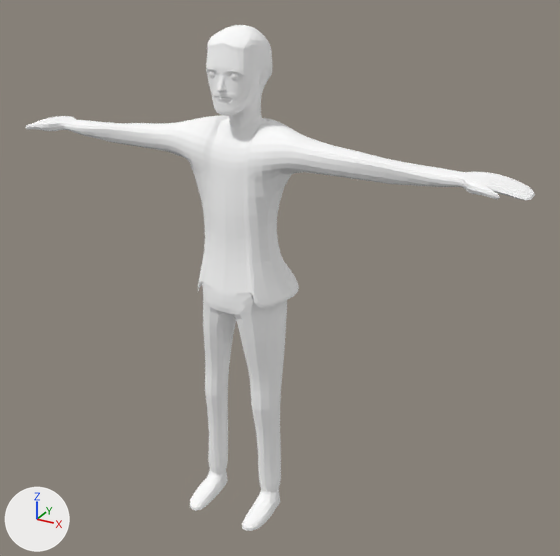
The glTF model frontend/assets/models3d/packs/quaternius-fbx/smooth_male_suit.glb as it was, and as the next commit left it.
Camera for both pictures: a 50 mm lens placed at (1.39, -2.23, 2.12), pointed at (0.12, 0.08, 0.97). The axes (+X, +Y, +Z) are drawn at lower left. The lights are the same throughout. The picture after the commit comes second. Where no turn or scale is listed for an object, it has been applied to the vertices.

Objects in the first picture: 'BaseHuman'.
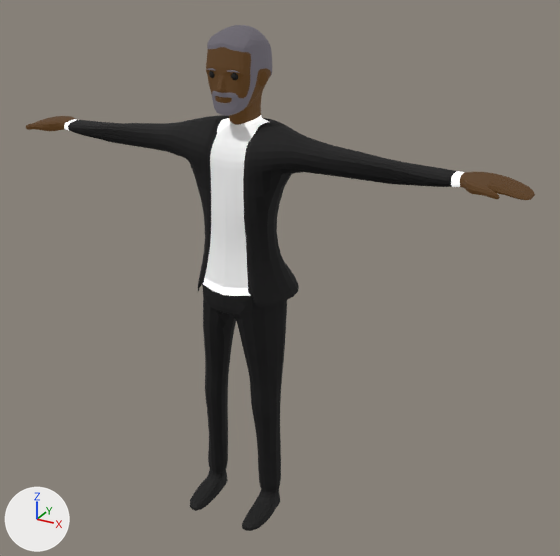
Boxes [x1, y1, x2, y2] around the edits, measured in the pictures (560 x 556 px):
'BaseHuman', recoloured, surface changed
    both: [26, 25, 535, 531]

The edits, one by one:
Material 'Material_0' (mat_material_0) changes colour from white #ffffff to black #060506; in linear values from (1.0, 1.0, 1.0) to (0.00179, 0.0015, 0.00179).
Material 'Material_1' (mat_material_1) changes colour from white #ffffff to black #060506; in linear values from (1.0, 1.0, 1.0) to (0.00179, 0.00151, 0.00183).
Material 'Material_2' (mat_material_2) changes colour from white #ffffff to black #060606; in linear values from (1.0, 1.0, 1.0) to (0.00197, 0.00197, 0.00197).
Material 'Material_3' (mat_material_3) changes colour from white #ffffff to brown #3f280d; in linear values from (1.0, 1.0, 1.0) to (0.0494, 0.0214, 0.00402).
In material 'Material_3' (mat_material_3), emission_color is now set to (0.0494, 0.0214, 0.00402), brown #3f280d.
In material 'Material_3' (mat_material_3), emission_strength is now set to 1.0.
Material 'Material_4' (mat_material_4) changes colour from white #ffffff to dark grey #4a474d; in linear values from (1.0, 1.0, 1.0) to (0.0684, 0.0625, 0.0748).
In material 'Material_4' (mat_material_4), emission_strength is now set to 1.0.
Material 'Material_5' (mat_material_5) changes colour from white #ffffff to light grey #d6d6d6; in linear values from (1.0, 1.0, 1.0) to (0.672, 0.672, 0.672).
In material 'Material_5' (mat_material_5), emission_strength is now set to 0.672.
